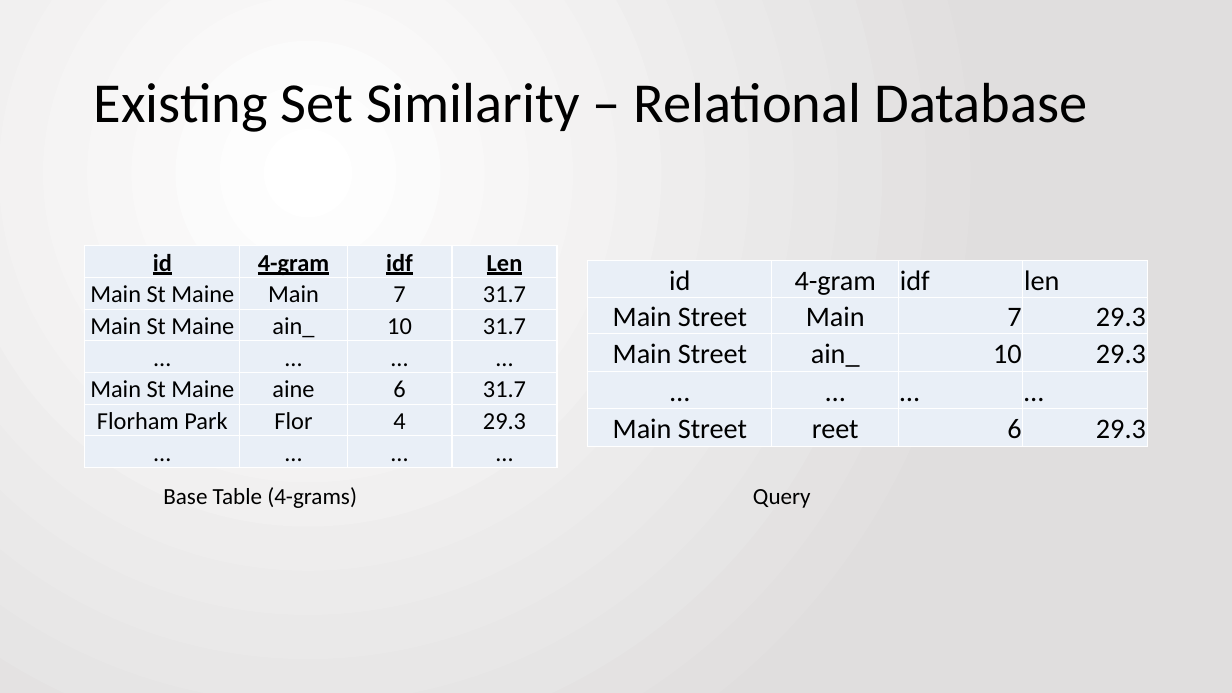
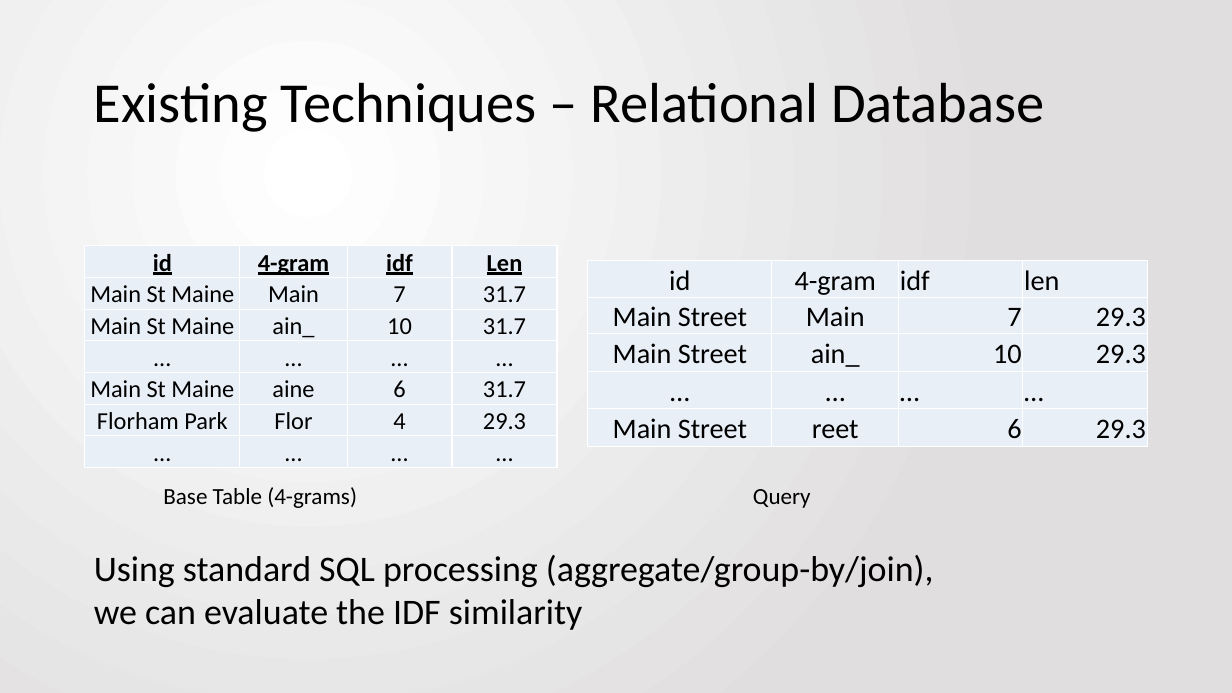
Before and after one commit to jbfitz/EECS405, a slide deck: slide 7 of Paper Presentation/EECS405.PattersonFitzpatrick.PaperPresentation.pptx (slide 6 before the commit). Drawn at 1232x693 pixels with LibreOffice and Linux fonts; fonts in the diff are those of the drawing. Boxes give left, top, right and bottom in pixels: in the first picture for what was removed or moved away, otherwise in the second. Text is boxed around its words. In the diff, an @@ line names an element or a change of style, - is before the commit and + after.

```diff
--- a/Paper Presentation/EECS405.PattersonFitzpatrick.PaperPresentation.pptx
+++ b/Paper Presentation/EECS405.PattersonFitzpatrick.PaperPresentation.pptx
@@ title at [94, 82, 1044, 132]: text changed @@
-Existing Set Similarity – Relational Database
+Existing Techniques – Relational Database
@@ text added at [94, 555, 934, 630], 28 pt, text #000000 @@
+Using standard SQL processing (aggregate/group-by/join), we can evaluate the IDF similarity
```
Also in this commit, not shown: 8 other slides changed, 5 slides added, 1 slide removed.
